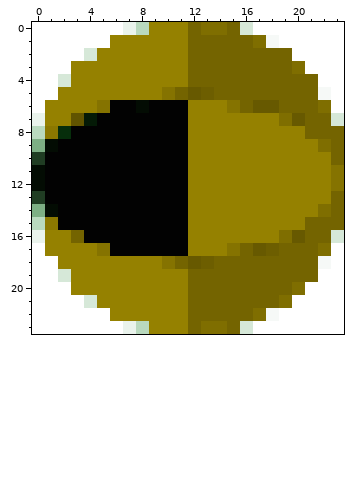
Two versions of one pixel-art sprite, src/main/resources/icons/connection.status/connecting.png. That is the earlier state.
The file is 24x24 pixels. Colours within 5 levels of each other are drawn and written as one.
And afterwards:
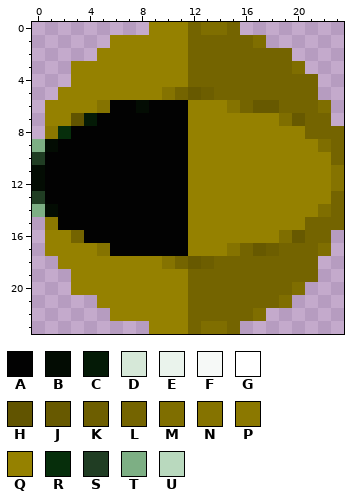
Palette (. is transparent): A #020202  B #030c03  C #041a06  D #d6e8d8  E #eaf3ec  F #f6f9f7  G #ffffff  H #615400  J #675900  K #6d5e00  L #746400  M #7f6e00  N #857300  P #8b7800  Q #958100  R #062e0b  S #203d23  T #7daf84  U #b9d9be
The edit:
{"y":0,"x":0,"old":"GGGGGGGEU","new":"........."}
{"y":0,"x":16,"old":"DGGGGGGG","new":"........"}
{"y":1,"x":0,"old":"GGGGGG","new":"......"}
{"y":1,"x":18,"old":"FGGGGG","new":"......"}
{"y":2,"x":0,"old":"GGGGD","new":"....."}
{"y":2,"x":20,"old":"GGGG","new":"...."}
{"y":3,"x":0,"old":"GGG","new":"..."}
{"y":3,"x":21,"old":"GGG","new":"..."}
{"y":4,"x":0,"old":"GGD","new":"..."}
{"y":4,"x":22,"old":"GG","new":".."}
{"y":5,"x":0,"old":"GG","new":".."}
{"y":5,"x":22,"old":"FG","new":".."}
{"y":6,"x":0,"old":"G","new":"."}
{"y":6,"x":23,"old":"G","new":"."}
{"y":7,"x":0,"old":"E","new":"."}
{"y":7,"x":23,"old":"D","new":"."}
{"y":8,"x":0,"old":"U","new":"."}
{"y":15,"x":0,"old":"U","new":"."}
{"y":16,"x":0,"old":"E","new":"."}
{"y":16,"x":23,"old":"D","new":"."}
{"y":17,"x":0,"old":"G","new":"."}
{"y":17,"x":23,"old":"G","new":"."}
{"y":18,"x":0,"old":"GG","new":".."}
{"y":18,"x":22,"old":"FG","new":".."}
{"y":19,"x":0,"old":"GGD","new":"..."}
{"y":19,"x":22,"old":"GG","new":".."}
{"y":20,"x":0,"old":"GGG","new":"..."}
{"y":20,"x":21,"old":"GGG","new":"..."}
{"y":21,"x":0,"old":"GGGGD","new":"....."}
{"y":21,"x":20,"old":"GGGG","new":"...."}
{"y":22,"x":0,"old":"GGGGGG","new":"......"}
{"y":22,"x":18,"old":"FGGGGG","new":"......"}
{"y":23,"x":0,"old":"GGGGGGGEU","new":"........."}
{"y":23,"x":16,"old":"DGGGGGGG","new":"........"}
{"label":"erased","picture_box":[32,22,149,139]}
{"label":"erased","picture_box":[240,22,344,126]}
{"label":"erased","picture_box":[32,217,149,334]}
{"label":"erased","picture_box":[240,230,344,334]}
